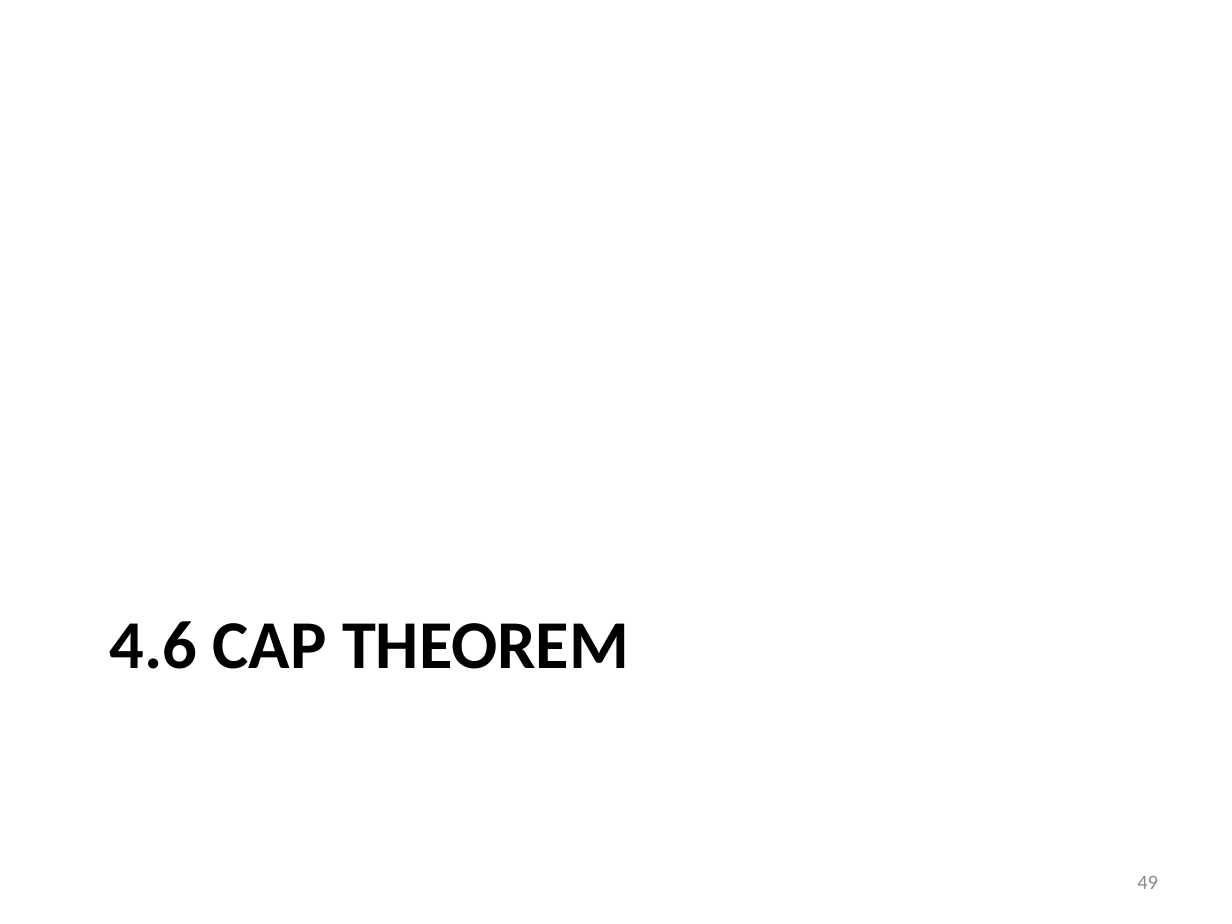
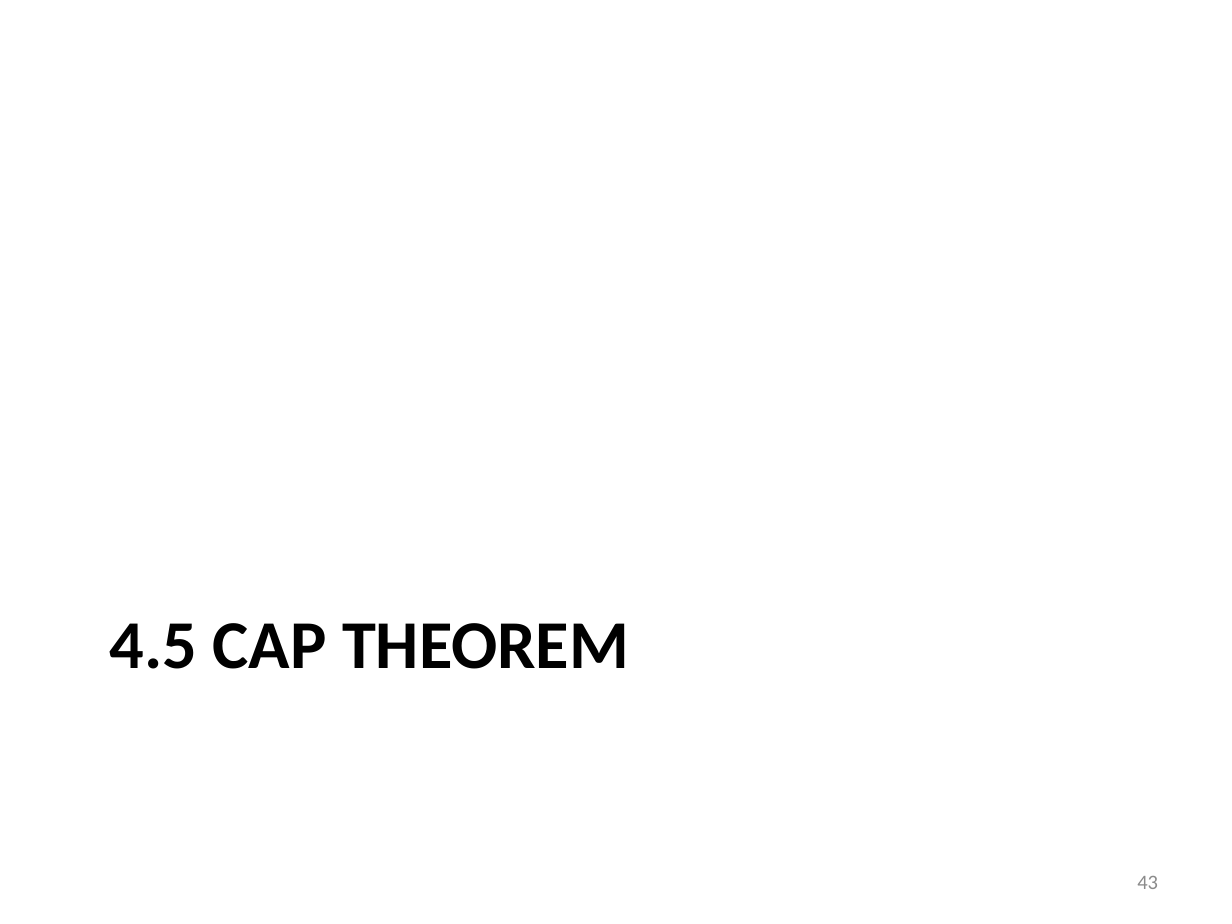
Before and after one commit to iancooper/Presentations, a slide deck: slide 43 of Practical Messaging - Day 2 New.pptx (slide 49 before the commit). Drawn at 1232x924 pixels with LibreOffice and Linux fonts; fonts in the diff are those of the drawing. Boxes give left, top, right and bottom in pixels: in the first picture for what was removed or moved away, otherwise in the second. Text is boxed around its words. In the diff, an @@ line names an element or a change of style, - is before the commit and + after.

```diff
--- a/Practical Messaging - Day 2 New.pptx
+++ b/Practical Messaging - Day 2 New.pptx
@@ title at (110, 623, 629, 669): text changed @@
-4.6 CAP THEOREM
+4.5 CAP THEOREM
@@ page number at (1137, 876, 1158, 889): text changed @@
-49
+43
```
Also in this commit, not shown: 4 other slides changed, 6 slides removed.
